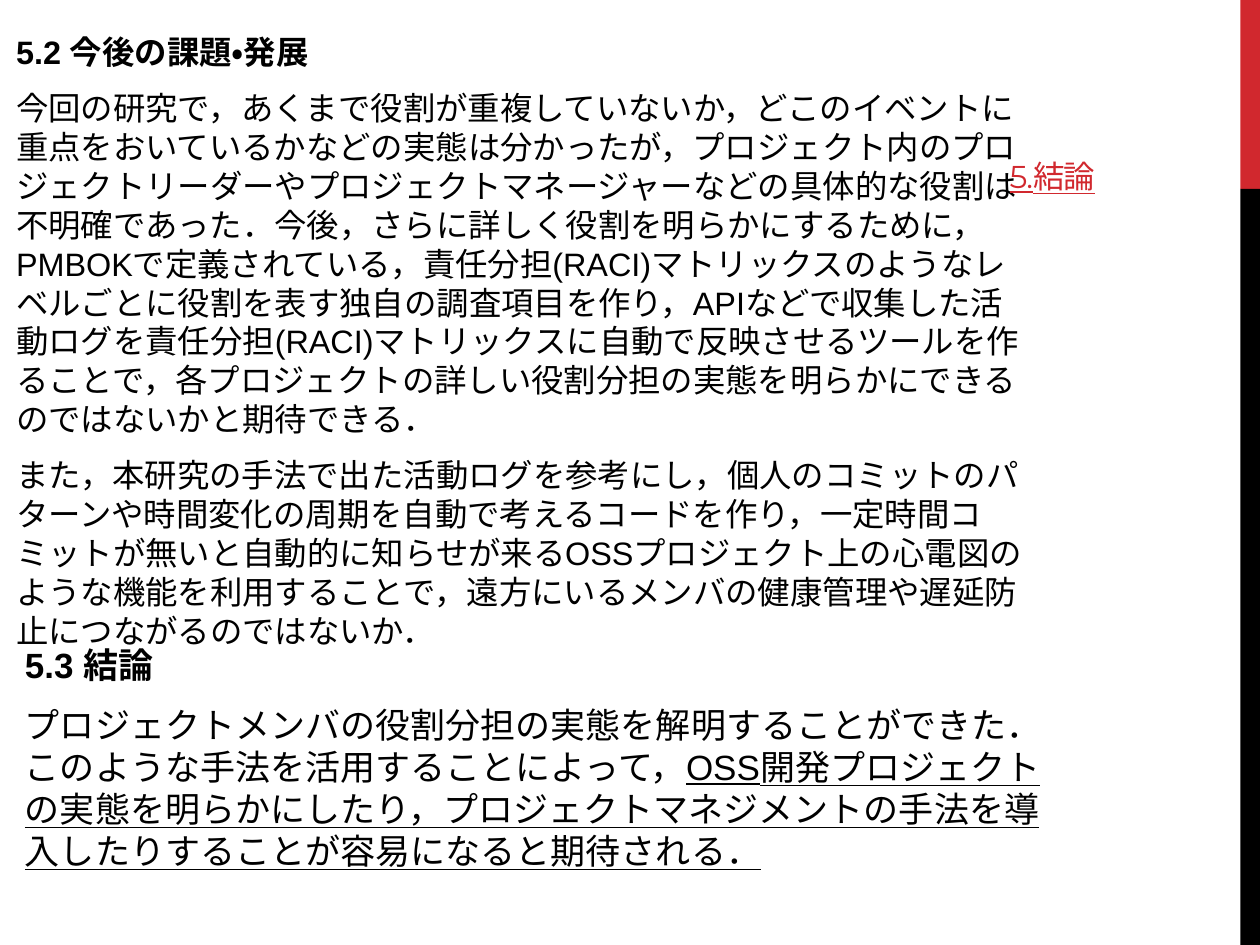
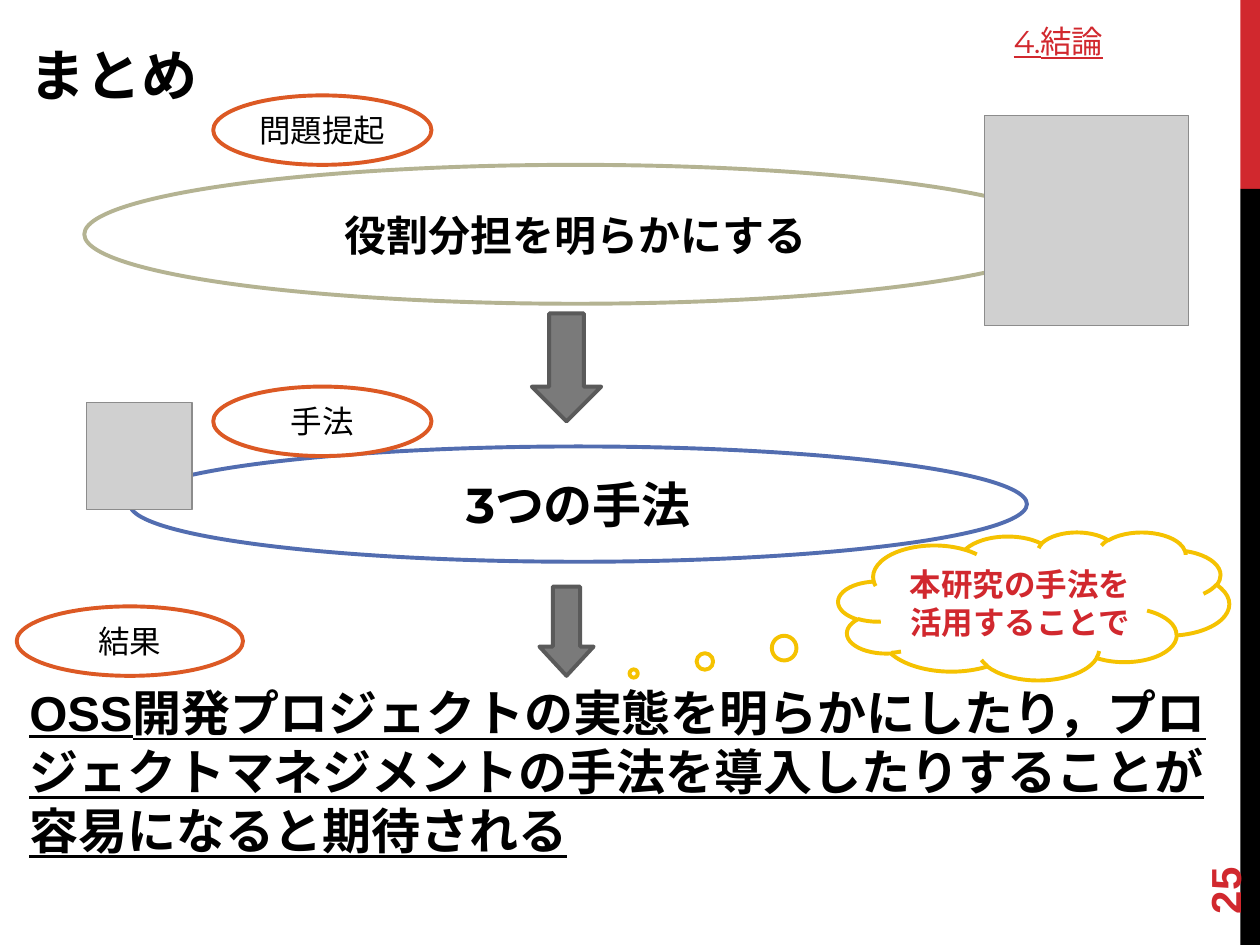
Before and after one commit to keimatsui/kadai, a slide deck: slide 25 of 卒業論文/2012/関口元基/パワポ.pptx (slide 38 before the commit). Drawn at 1260x945 pixels with LibreOffice and Linux fonts; fonts in the diff are those of the drawing; grey boxes stand for pictures. Boxes give left, top, right and bottom in pixels: in the first picture for what was removed or moved away, otherwise in the second. Text is boxed around its words. In the diff, an @@ line names an element or a change of style, - is before the commit and + after.

```diff
--- a/卒業論文/2012/関口元基/パワポ.pptx
+++ b/卒業論文/2012/関口元基/パワポ.pptx
@@ text at (x1=1014, y1=26, x2=1103, y2=59): text changed @@
-5.結論
+4.結論
@@ text at (x1=29, y1=50, x2=1205, y2=858): text changed; size 18.5 to 28 pt; bold on @@
-5.2 今後の課題・発展
-今回の研究で，あくまで役割が重複していないか，どこのイベントに重点をおいているかなどの実態は分かったが，プロジェクト内のプロジェクトリーダーやプロジェクトマネージャーなどの具体的な役割は不明確であった．今後，さらに詳しく役割を明らかにするために，PMBOKで定義されている，責任分担(RACI)マトリックスのようなレベルごとに役割を表す独自の調査項目を作り，APIなどで収集した活動ログを責任分担(RACI)マトリックスに自動で反映させるツールを作ることで，各プロジェクトの詳しい役割分担の実態を明らかにできるのではないかと期待できる．
-また，本研究の手法で出た活動ログを参考にし，個人のコミットのパターンや時間変化の周期を自動で考えるコードを作り，一定時間コミットが無いと自動的に知らせが来るOSSプロジェクト上の心電図のような機能を利用することで，遠方にいるメンバの健康管理や遅延防止につながるのではないか．
+まとめ
+OSS開発プロジェクトの実態を明らかにしたり，プロジェクトマネジメントの手法を導入したりすることが容易になると期待される
@@ ellipse added at (x1=213, y1=96, x2=431, y2=165), fill #FFFFFF, outline #DC5924 2.25 pt, 18 pt, text #000000 @@
+問題提起
@@ picture added at (x1=984, y1=116, x2=1188, y2=326) @@
@@ ellipse added at (x1=84, y1=165, x2=1067, y2=304), fill #FFFFFF, outline #B4B392 2.25 pt, 24 pt, text #000000, bold @@
+役割分担を明らかにする
@@ down arrow added at (x1=532, y1=314, x2=601, y2=422), fill #7A7A7A, outline #5A5A5A 2.25 pt @@
@@ ellipse added at (x1=213, y1=387, x2=431, y2=456), fill #FFFFFF, outline #DC5924 2.25 pt, 18 pt, text #000000 @@
+手法
@@ picture added at (x1=86, y1=403, x2=192, y2=510) @@
@@ ellipse added at (x1=130, y1=446, x2=1027, y2=561), fill #FFFFFF, outline #526DB0 2.25 pt, 28 pt, text #000000, bold @@
+3つの手法
@@ thought cloud added at (x1=838, y1=532, x2=1228, y2=679), fill #FFFFFF, outline #F5C201 2.25 pt, 18 pt, text #D1282E, bold @@
+本研究の手法を活用することで
@@ down arrow added at (x1=539, y1=587, x2=593, y2=677), fill #7A7A7A, outline #5A5A5A 2.25 pt @@
@@ ellipse added at (x1=16, y1=606, x2=243, y2=675), fill #FFFFFF, outline #DC5924 2.25 pt, 18 pt, text #000000 @@
+結果
@@ text removed at (x1=25, y1=643, x2=1042, y2=870) @@
-5.3 結論
-プロジェクトメンバの役割分担の実態を解明することができた．このような手法を活用することによって，OSS開発プロジェクトの実態を明らかにしたり，プロジェクトマネジメントの手法を導入したりすることが容易になると期待される．
@@ page number added at (x1=1203, y1=872, x2=1250, y2=914), 24 pt, text #D1282E, bold @@
+25
```
Also in this commit, not shown: 13 other slides changed, 10 slides added, 24 slides removed.
